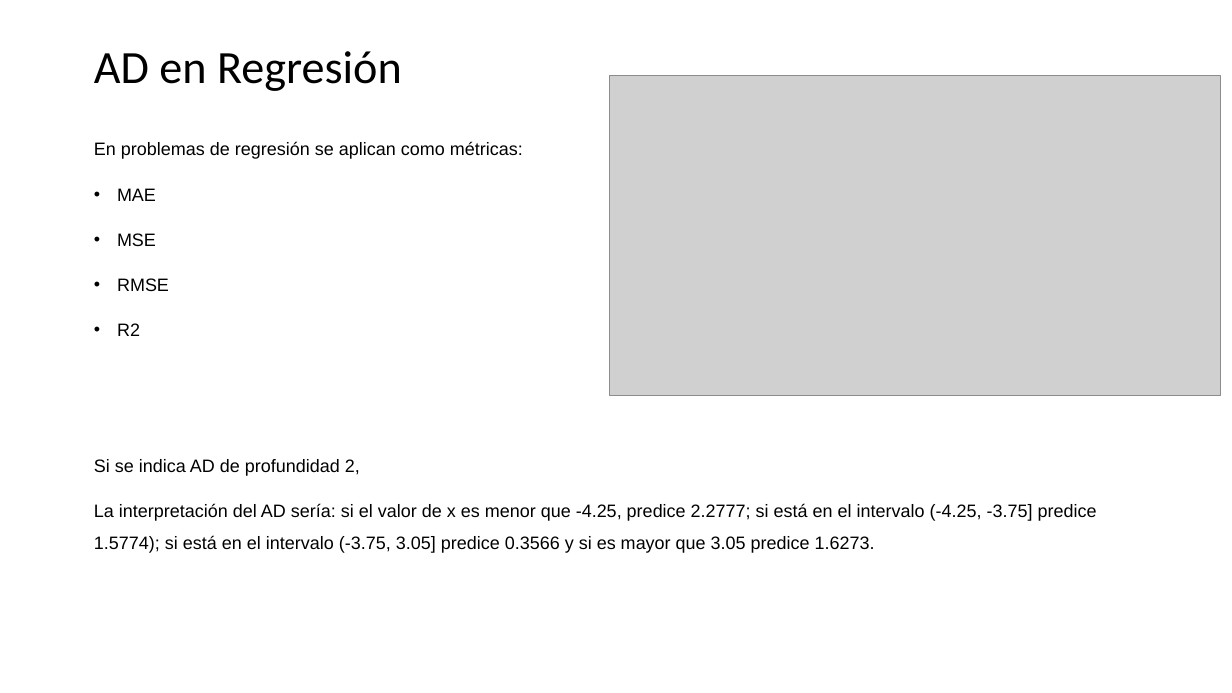
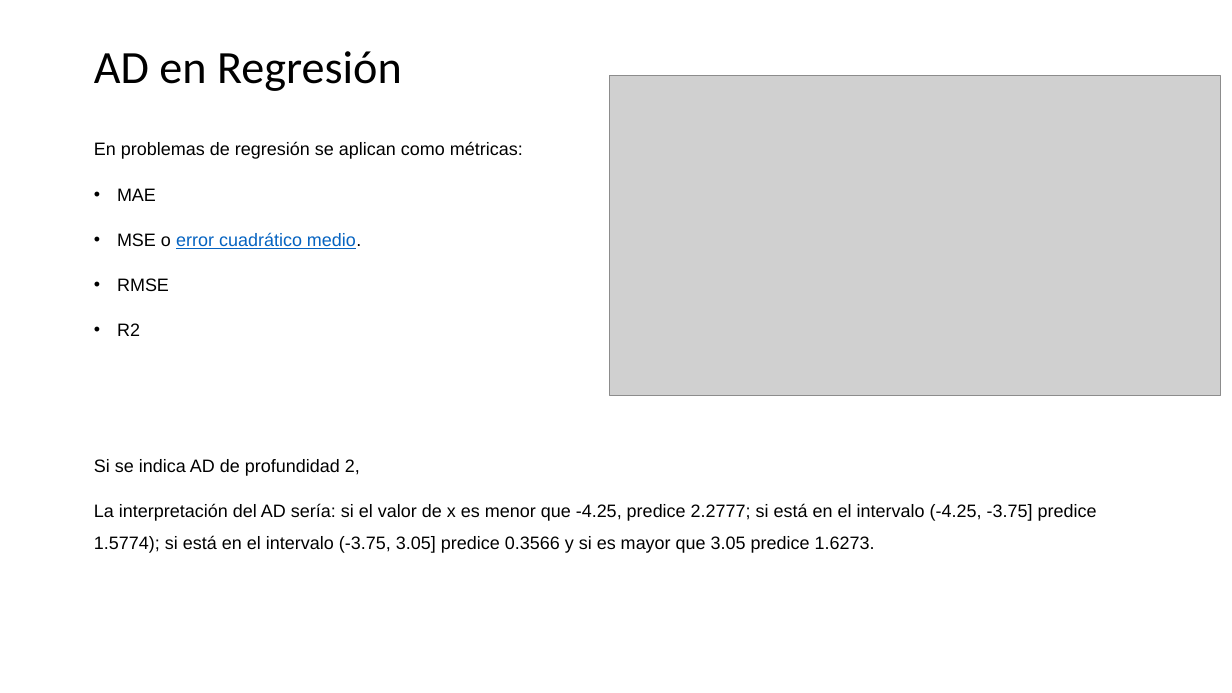
Before and after one commit to ml-unne/ml-unne.github.io, a slide deck: slide 39 of doc/2023 - ML-AD.pptx (slide 38 before the commit). Drawn at 1232x693 pixels with LibreOffice and Linux fonts; fonts in the diff are those of the drawing; grey boxes stand for pictures. Boxes give left, top, right and bottom in pixels: in the first picture for what was removed or moved away, otherwise in the second. Text is boxed around its words. In the diff, an @@ line names an element or a change of style, - is before the commit and + after.

```diff
--- a/doc/2023 - ML-AD.pptx
+++ b/doc/2023 - ML-AD.pptx
@@ text at [117,232,361,249]: text changed; text colour #000000 to #0563C1 @@
-• MSE
+• MSE o error cuadrático medio.
```
Also in this commit, not shown: 13 other slides changed, 1 slide added, 1 other file.
